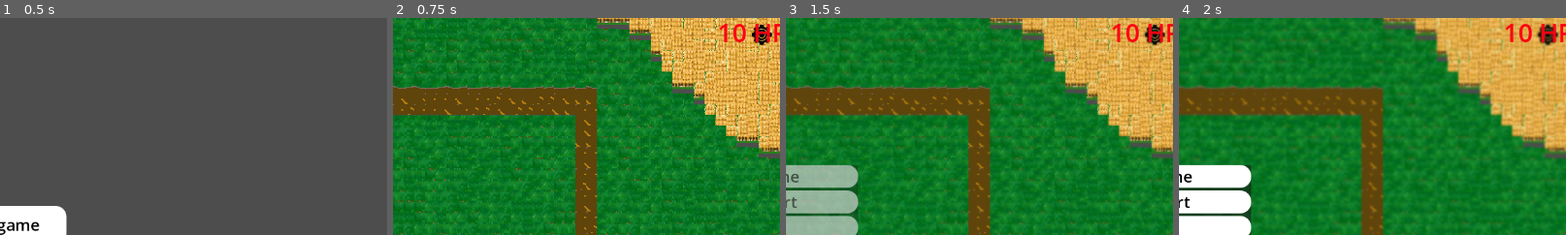
Above: before the commit, frames 1-4 (left to right).
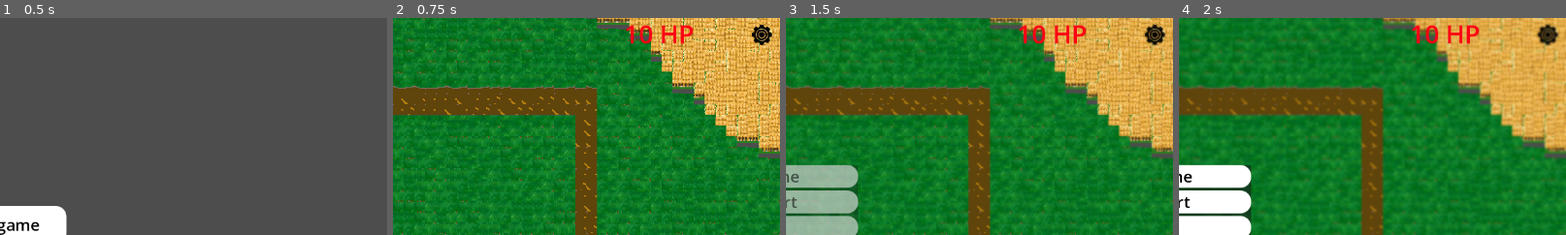
Above: after the commit, the same moments.

Repository: domasbaliunas/frontline
Game: Godot game, scene res://main_menu.tscn
Same seed, same stepped clock (60 frames per second), same inputs: the game is played once before the commit and once after it.
Inputs (mouse positions are % of the whole screen's width and height, from its top left):
- Up to frame 1 (0.5 s): no input
- Up to frame 2 (0.75 s): click "New game" at 0.5 s
- Up to frame 3 (1.5 s): click (98, 4) at 1.25 s
- Up to frame 4 (2 s): no input
The pictures show only the part of the screen within x 50-100%, y 0-50%; the shares and areas given below are measured in that part.

Frame 1 is identical in both runs. In frame 2, 1.2% of the frame differs, in the area x 60-100%, y 2-13%; in frame 3, 1.2%; in frame 4, 1.2%.

Commit message:
SCRUM-30

Diff:
--- a/game_map.tscn
+++ b/game_map.tscn
@@ -863,10 +863,10 @@
 script = ExtResource("3_5fonf")
 
 [node name="HP" type="Label" parent="CanvasLayer" unique_id=1784496523]
-offset_left = 1059.0
-offset_top = -5.0
-offset_right = 1155.0
-offset_bottom = 56.0
+offset_left = 920.0
+offset_top = -3.0
+offset_right = 1016.0
+offset_bottom = 58.0
 theme_override_colors/font_color = Color(0.99607843, 0, 0.07450981, 1)
 theme_override_font_sizes/font_size = 38
 text = "10❤"
